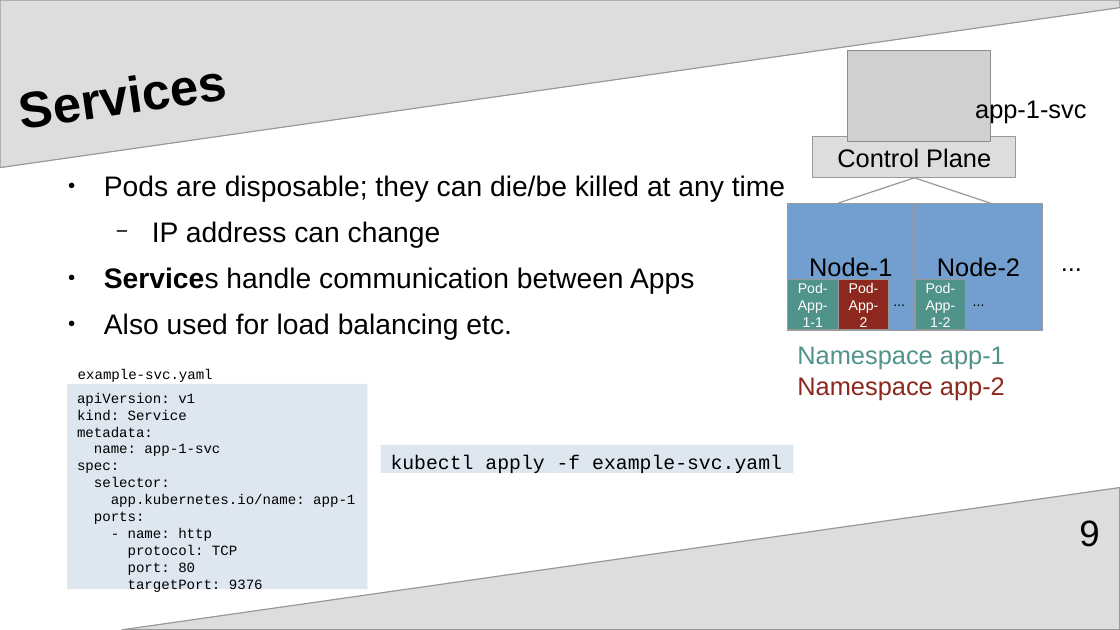
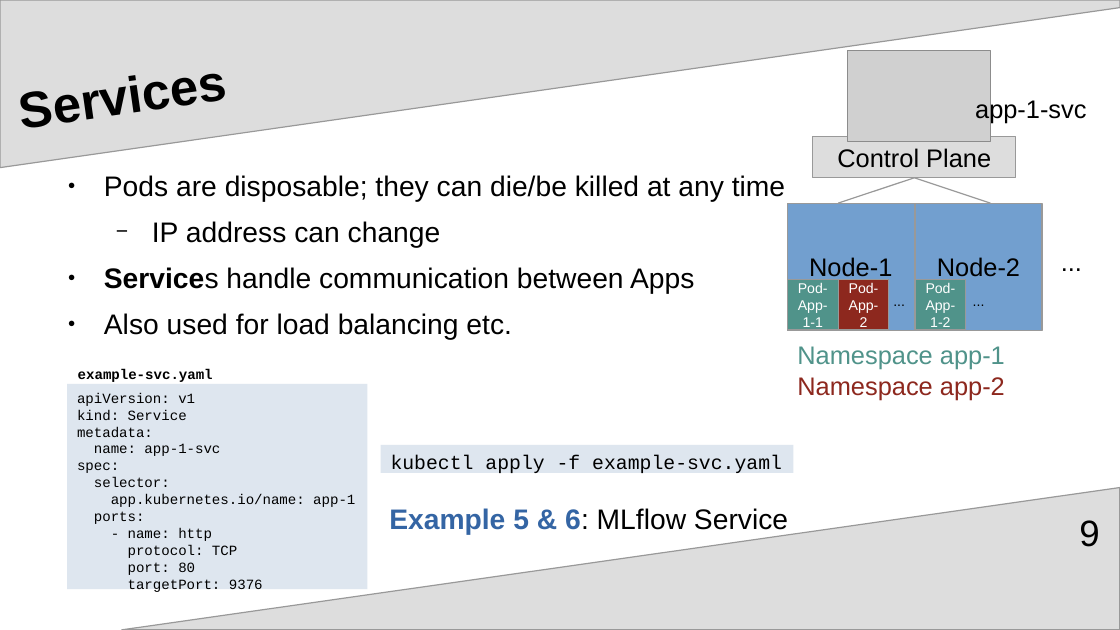
Before and after one commit to upart/cabinops, a slide deck: slide 9 of documentation/Introduction.odp. Drawn at 1120x630 pixels with LibreOffice and Linux fonts; fonts in the diff are those of the drawing; grey boxes stand for pictures. Boxes give left, top, right and bottom in pixels: in the first picture for what was removed or moved away, otherwise in the second. Text is boxed around its words. In the diff, an @@ line names an element or a change of style, - is before the commit and + after.

```diff
--- a/documentation/Introduction.odp
+++ b/documentation/Introduction.odp
@@ text "example-svc.yaml" at (78, 369, 213, 382): bold on @@
@@ text added at (389, 508, 788, 534), 20 pt, text #000000 @@
+Example 5 & 6: MLflow Service
```
Also in this commit, not shown: 8 other slides changed, 3 slides removed, 28 other files.
